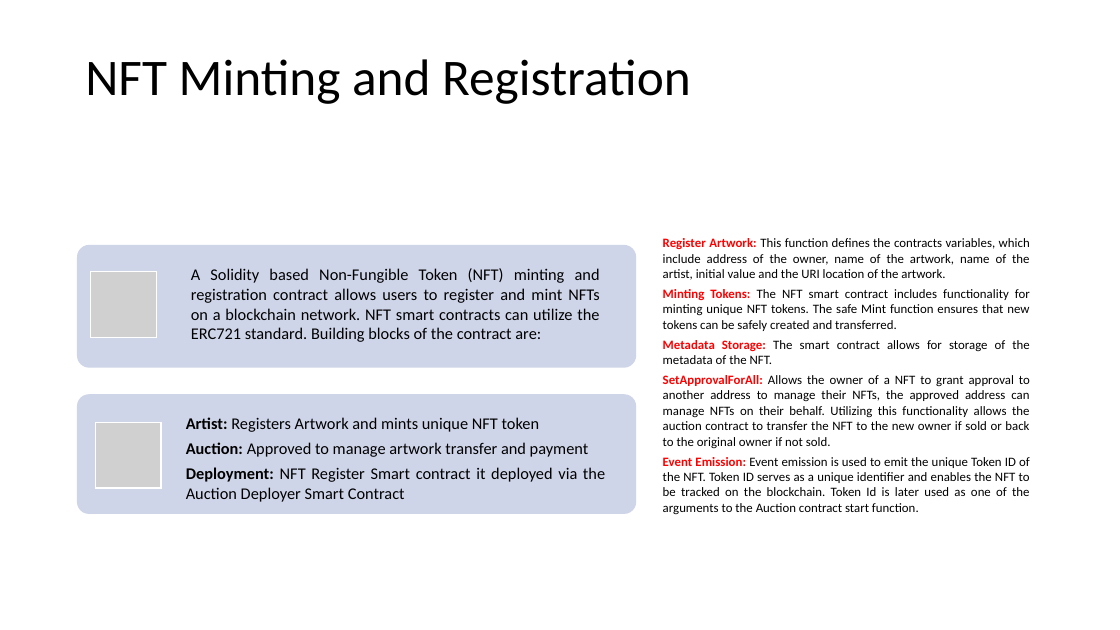
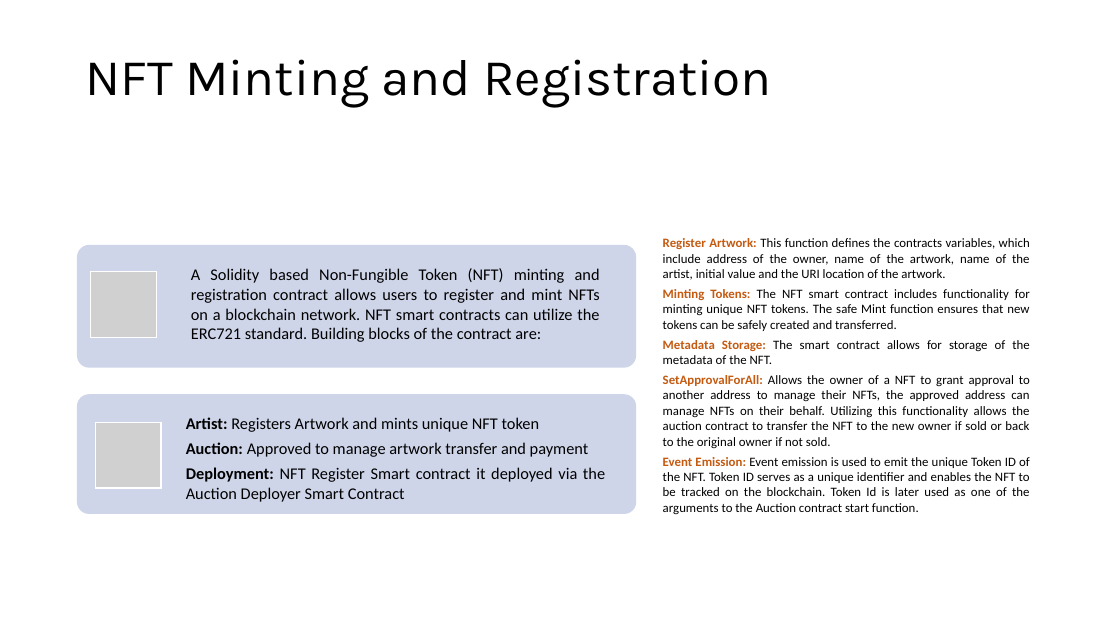
Before and after one commit to BorisDudkin/FinTech_Project_3_Digital_Art, a slide deck: slide 2 of Digital Art Solutions.pptx. Drawn at 1120x630 pixels with LibreOffice and Linux fonts; fonts in the diff are those of the drawing; grey boxes stand for pictures. Boxes give left, top, right and bottom in pixels: in the first picture for what was removed or moved away, otherwise in the second. Text is boxed around its words. In the diff, an @@ line names an element or a change of style, - is before the commit and + after.

```diff
--- a/Digital Art Solutions.pptx
+++ b/Digital Art Solutions.pptx
@@ title "NFT Minting and Registration" at (85, 59, 772, 108): font Calibri to Karla @@
@@ text "Register Artwork: This function defines ..." at (663, 238, 1030, 514): text colour #FF0000 to #C55A11 in "Register Artwork:", "Minting Tokens:", "Metadata Storage:", "SetApprovalForAll:" and 1 more places @@
```
Also in this commit, not shown: 1 other slide changed, 3 slides added.
